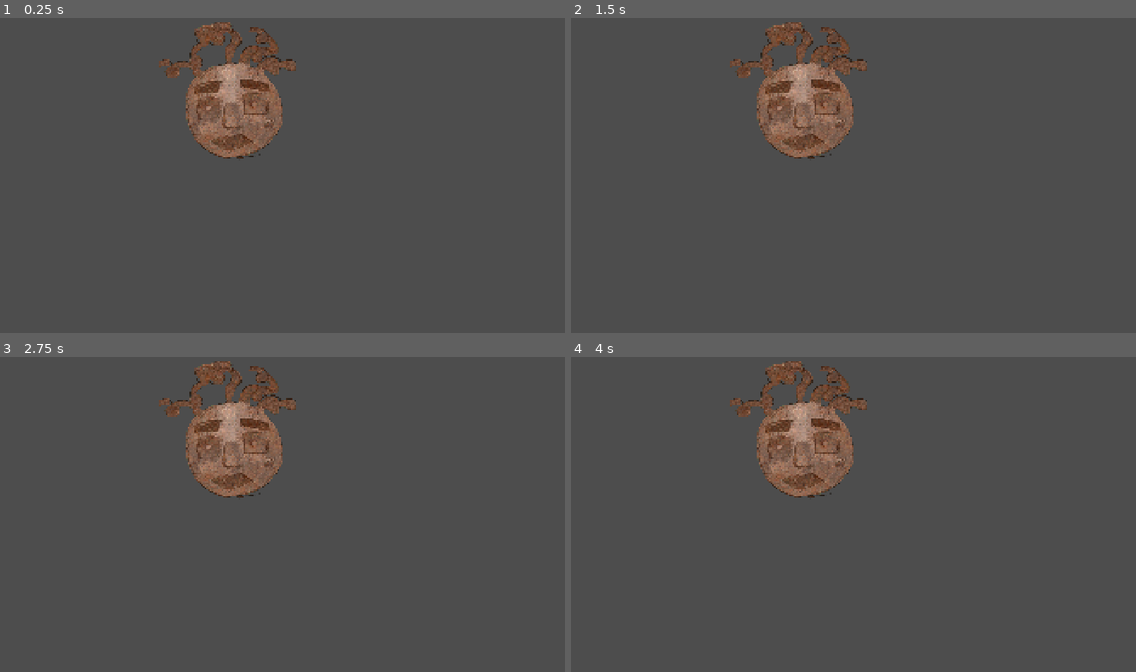
Above: before the commit, frames 1-4 (two rows, left to right).
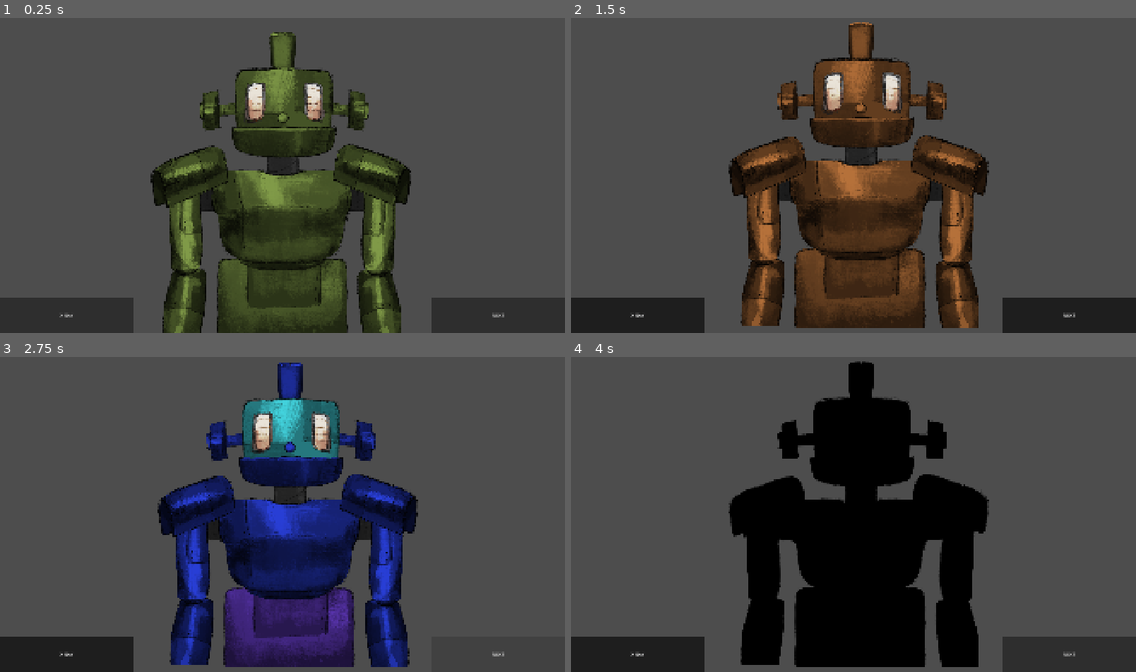
Above: after the commit, the same moments.

Repository: dismox/robots_ldjam_60
Game: Godot game, scene res://main/workshop.tscn
The game is run twice, just before and just after one commit, with the same random seed, the same clock (stepped at 60 frames per second) and the same inputs. The project has no main scene, so this scene is started directly. The engine's default icon, where the game draws it, is replaced by a stand-in: a white triangle on a blue panel in a dark square.
Inputs (mouse positions are in pixels of both pictures, inside the frame that each line leads up to):
- Up to frame 1 (0.25 s): no input
- Up to frame 2 (1.5 s): click (638, 314) at 0.5 s, where only the run after the commit has a clickable "X-RAY"; click (1068, 314) at 1.25 s, where only the run after the commit has a clickable "NEXT"
- Up to frame 3 (2.75 s): click (497, 653) at 2 s, where only the run after the commit has a clickable "NEXT"
- Up to frame 4 (4 s): click (638, 653) at 2.75 s, where only the run after the commit has a clickable "X-RAY"; click (638, 653) at 3.5 s, where only the run after the commit has a clickable "X-RAY"

The runs differ from the first frame. In frame 1, 35% of the frame differs, in the area x 0-100%, y 1-100%; in frame 2, 36%; in frame 3, 33%; in frame 4, 36%.

Commit message:
генератор роботов

Diff:
--- /dev/null
+++ b/main/gameplay.gd
@@ -0,0 +1,29 @@
+extends Node
+
+func _on_x_ray_button_toggled(toggled_on: bool) -> void:
+	if Global.current_robot:
+		for part in Global.current_robot.custom_parts:
+			if toggled_on:
+				Global.game_state = Global.GameState.GAMEPLAY_XRAY
+				part.self_modulate = Color(0.0, 0.0, 0.0, 1.0)
+				Global.current_robot.wireframe.self_modulate = Color(0.0, 0.0, 0.0, 1.0)
+			else:
+				Global.game_state = Global.GameState.GAMEPLAY_NORMAL
+				part.self_modulate = part.current_color
+				Global.current_robot.wireframe.self_modulate = Color(1.0, 1.0, 1.0, 1.0)
+		for part in Global.current_robot.inside_parts:
+			part.visible = toggled_on
+
+
+func _on_next_button_pressed() -> void:
+	if Global.current_robot:
+		check_result()
+		Global.current_robot.queue_free()
+		var new_robot_scene: PackedScene = load("res://main/robot/robot.tscn")
+		var robot: Robot = new_robot_scene.instantiate()
+		robot.generate()
+		add_child(robot)
+
+
+func check_result() -> void:
+	pass
--- a/main/global.gd
+++ b/main/global.gd
@@ -4,8 +4,32 @@
 var game_state: GameState
 var current_item: Item
 var unlocked_items: Array[Item]
+var current_robot: Robot
 
 enum GameState {
 	MAIN_MENU,
-	WORKSHOP,
+	GAMEPLAY_NORMAL,
+	GAMEPLAY_XRAY
 }
+
+func shake_control(control: Control, strength: float = 10.0, duration: float = 0.3) -> void:
+	var original_position := control.position
+	var tween := create_tween()
+
+	var steps := 8
+	var step_duration := duration / steps
+
+	for i in steps:
+		var offset := Vector2(
+			randf_range(-strength, strength),
+			randf_range(-strength, strength)
+		)
+
+		tween.tween_property(
+			control,
+			"offset_transform_position",
+			offset,
+			step_duration
+		)
+
+	tween.tween_property(control, "offset_transform_position", Vector2.ZERO, step_duration)
--- a/main/robot/body_part.gd
+++ b/main/robot/body_part.gd
@@ -11,8 +11,13 @@
 @export var rustiness: float = 0.0
 @export var can_rust: bool = true
 @export var has_color: bool = true
+@export var is_shaking: bool = false
 
 var defects
+
+var shake_strength: float = 1.0
+@export var target_shake_strength: float = 1.0
+var shake_speed: float = 50000.0
 
 enum Type {
 	HEAD,
@@ -30,6 +35,26 @@
 	GUTS
 }
 
+func _process(delta: float) -> void:
+	if !is_shaking:
+		return
+	shake_strength = lerpf(
+		shake_strength,
+		target_shake_strength,
+		1.0 - exp(delta)
+	)
+
+	var offset := Vector2(
+		randf_range(-shake_strength, shake_strength),
+		randf_range(-shake_strength, shake_strength)
+	)
+
+	self.offset_transform_position = offset
+
+func set_shake_strength(value: float) -> void:
+	target_shake_strength = maxf(value, 0.0)
+
+
 func change_color(color: Color):
 	self_modulate = color
 	current_color = self_modulate
@@ -37,3 +62,13 @@
 func change_body_part(type: Type, texture_id: int):
 	texture = Global.body_part_database.get_body_part_texture(type, texture_id)
 	current_body_part = texture_id
+
+
+func _on_mouse_entered() -> void:
+	Global.shake_control(self)
+	if Global.game_state != Global.GameState.GAMEPLAY_XRAY:
+		self_modulate += Color(0.5, 0.5, 0.5, 1.0)
+
+func _on_mouse_exited() -> void:
+	if Global.game_state != Global.GameState.GAMEPLAY_XRAY:
+		self_modulate -= Color(0.5, 0.5, 0.5, 1.0)
--- a/main/robot/robot.gd
+++ b/main/robot/robot.gd
@@ -26,10 +26,13 @@
 
 func _ready() -> void:
 	generate()
+	Global.current_robot = self
 
 func generate():
 	main_color = Color(randf(),randf(),randf(), 1.5)
 	for part in custom_parts:
+		part.connect("mouse_entered", part._on_mouse_entered)
+		part.connect("mouse_exited", part._on_mouse_exited)
 		if part.has_color:
 			part.prefered_color = main_color
 			part.change_color(main_color)
@@ -39,3 +42,9 @@
 			var part = custom_parts.pick_random()
 			if part.has_color:
 				part.change_color(Color.from_hsv(randf(),0.7,1.0))
+
+
+
+
+func _on_head_mouse_exited() -> void:
+	pass # Replace with function body.
--- a/main/robot/robot.tscn
+++ b/main/robot/robot.tscn
@@ -15,89 +15,123 @@
 [ext_resource type="Texture2D" uid="uid://b8be7ly8u0d60" path="res://main/assets/robot_parts/shoulder/shoulder_1.png" id="13_tmtkg"]
 
 [node name="Robot" type="Node2D" unique_id=560495161 node_paths=PackedStringArray("custom_parts", "inside_parts")]
+position = Vector2(987, 630)
 script = ExtResource("1_3153p")
 custom_parts = [NodePath("Wireframe/Head"), NodePath("Wireframe/Head/HeadTop"), NodePath("Wireframe/Head/Nose"), NodePa …(311 unchanged characters)…
 inside_parts = [NodePath("Wireframe/Head/Brain"), NodePath("Wireframe/BodyBottom/Guts"), NodePath("Wireframe/BodyTop/Heart")]
 
 [node name="Wireframe" type="TextureRect" parent="." unique_id=1305989227]
 unique_name_in_owner = true
-offset_left = 664.0
-offset_top = 312.0
-offset_right = 1309.0
-offset_bottom = 1084.0
+offset_left = -325.0
+offset_top = -344.0
+offset_right = 320.0
+offset_bottom = 428.0
+offset_transform_enabled = true
+mouse_filter = 0
 texture = ExtResource("2_ayiut")
+metadata/_edit_use_anchors_ = true
 
 [node name="Head" type="TextureRect" parent="Wireframe" unique_id=445030624]
 unique_name_in_owner = true
+z_index = 2
 layout_mode = 0
 offset_left = 158.0
 offset_top = -142.0
 offset_right = 496.0
 offset_bottom = 162.0
+offset_transform_enabled = true
+mouse_filter = 0
+mouse_force_pass_scroll_events = false
 texture = ExtResource("4_i0eal")
 script = ExtResource("2_ewvo3")
+is_shaking = true
+metadata/_edit_use_anchors_ = true
 
 [node name="HeadTop" type="TextureRect" parent="Wireframe/Head" unique_id=1111886860]
 unique_name_in_owner = true
-show_behind_parent = true
+z_index = -1
 layout_mode = 0
 offset_left = 121.0
 offset_top = -118.0
 offset_right = 211.0
 offset_bottom = 105.0
+offset_transform_enabled = true
+mouse_filter = 0
 texture = ExtResource("5_chm4n")
 script = ExtResource("2_ewvo3")
+is_shaking = true
+metadata/_edit_use_anchors_ = true
+
+[node name="Eyes" type="TextureRect" parent="Wireframe/Head" unique_id=1012287820]
+unique_name_in_owner = true
+z_index = 3
+layout_mode = 0
+offset_left = 32.0
+offset_top = 48.0
+offset_right = 310.0
+offset_bottom = 198.0
+offset_transform_enabled = true
+mouse_filter = 0
+texture = ExtResource("7_jdled")
+script = ExtResource("2_ewvo3")
+can_rust = false
+has_color = false
+metadata/_edit_use_anchors_ = true
+
+[node name="Mouth" type="TextureRect" parent="Wireframe/Head" unique_id=563573763]
+unique_name_in_owner = true
+z_index = 2
+layout_mode = 0
+offset_left = -11.0
+offset_top = 199.0
+offset_right = 348.0
+offset_bottom = 312.0
+offset_transform_enabled = true
+mouse_filter = 0
+texture = ExtResource("8_cg33d")
+script = ExtResource("2_ewvo3")
+is_shaking = true
+metadata/_edit_use_anchors_ = true
+
+[node name="Ears" type="TextureRect" parent="Wireframe/Head" unique_id=2100132916]
+unique_name_in_owner = true
+z_index = -1
+layout_mode = 0
+offset_left = -119.0
+offset_top = 77.0
+offset_right = 458.0
+offset_bottom = 222.0
+offset_transform_enabled = true
+mouse_filter = 0
+texture = ExtResource("9_vsw52")
+script = ExtResource("2_ewvo3")
+is_shaking = true
+metadata/_edit_use_anchors_ = true
+
+[node name="Brain" type="TextureRect" parent="Wireframe/Head" unique_id=1119586839]
+unique_name_in_owner = true
+visible = false
+layout_mode = 0
+offset_transform_enabled = true
+mouse_filter = 0
+script = ExtResource("2_ewvo3")
+can_rust = false
+has_color = false
 
 [node name="Nose" type="TextureRect" parent="Wireframe/Head" unique_id=1772832644]
 unique_name_in_owner = true
+z_index = 4
 layout_mode = 0
 offset_left = 144.0
 offset_top = 154.0
 offset_right = 186.0
 offset_bottom = 191.0
+offset_transform_enabled = true
+mouse_filter = 0
 texture = ExtResource("6_8dvs4")
 script = ExtResource("2_ewvo3")
-
-[node name="Eyes" type="TextureRect" parent="Wireframe/Head" unique_id=1012287820]
-unique_name_in_owner = true
-layout_mode = 0
-offset_left = 32.0
-offset_top = 48.0
-offset_right = 310.0
-offset_bottom = 198.0
-texture = ExtResource("7_jdled")
-script = ExtResource("2_ewvo3")
-can_rust = false
-has_color = false
-
-[node name="Mouth" type="TextureRect" parent="Wireframe/Head" unique_id=563573763]
-unique_name_in_owner = true
-layout_mode = 0
-offset_left = -11.0
-offset_top = 199.0
-offset_right = 348.0
-offset_bottom = 312.0
-texture = ExtResource("8_cg33d")
-script = ExtResource("2_ewvo3")
-
-[node name="Ears" type="TextureRect" parent="Wireframe/Head" unique_id=2100132916]
-unique_name_in_owner = true
-show_behind_parent = true
-layout_mode = 0
-offset_left = -119.0
-offset_top = 77.0
-offset_right = 458.0
-offset_bottom = 222.0
-texture = ExtResource("9_vsw52")
-script = ExtResource("2_ewvo3")
-
-[node name="Brain" type="TextureRect" parent="Wireframe/Head" unique_id=1119586839]
-unique_name_in_owner = true
-visible = false
-layout_mode = 0
-script = ExtResource("2_ewvo3")
-can_rust = false
-has_color = false
+is_shaking = true
+metadata/_edit_use_anchors_ = true
 
 [node name="BodyBottom" type="TextureRect" parent="Wireframe" unique_id=1929036463]
 unique_name_in_owner = true
@@ -106,13 +140,19 @@
 offset_top = 504.0
 offset_right = 547.0
 offset_bottom = 777.0
+offset_transform_enabled = true
+mouse_filter = 0
 texture = ExtResource("10_12f26")
 script = ExtResource("2_ewvo3")
+is_shaking = true
+metadata/_edit_use_anchors_ = true
 
 [node name="Guts" type="TextureRect" parent="Wireframe/BodyBottom" unique_id=2048753572]
 unique_name_in_owner = true
 visible = false
 layout_mode = 0
+offset_transform_enabled = true
+mouse_filter = 0
 script = ExtResource("2_ewvo3")
 can_rust = false
 has_color = false
@@ -124,13 +164,19 @@
 offset_top = 201.0
 offset_right = 561.0
 offset_bottom = 550.0
+offset_transform_enabled = true
+mouse_filter = 0
 texture = ExtResource("11_asxop")
 script = ExtResource("2_ewvo3")
+is_shaking = true
+metadata/_edit_use_anchors_ = true
 
 [node name="Heart" type="TextureRect" parent="Wireframe/BodyTop" unique_id=853200514]
 unique_name_in_owner = true
 visible = false
 layout_mode = 0
+offset_transform_enabled = true
+mouse_filter = 0
 script = ExtResource("2_ewvo3")
 can_rust = false
 has_color = false
@@ -142,8 +188,12 @@
 offset_top = 214.99997
 offset_right = 65.0
 offset_bottom = 772.0
+offset_transform_enabled = true
+mouse_filter = 0
 texture = ExtResource("12_81ma6")
 script = ExtResource("2_ewvo3")
+is_shaking = true
+metadata/_edit_use_anchors_ = true
 
 [node name="LeftShoulder" type="TextureRect" parent="Wireframe/LeftArm" unique_id=1301256859]
 unique_name_in_owner = true
@@ -152,8 +202,12 @@
 offset_top = -88.0
 offset_right = 224.21378
 offset_bottom = 124.0
+offset_transform_enabled = true
+mouse_filter = 0
 texture = ExtResource("13_tmtkg")
 script = ExtResource("2_ewvo3")
+is_shaking = true
+metadata/_edit_use_anchors_ = true
 
 [node name="RightArm" type="TextureRect" parent="Wireframe" unique_id=1702133536]
 unique_name_in_owner = true
@@ -162,9 +216,13 @@
 offset_top = 219.99997
 offset_right = 727.0
 offset_bottom = 777.0
+offset_transform_enabled = true
+mouse_filter = 0
 texture = ExtResource("12_81ma6")
 flip_h = true
 script = ExtResource("2_ewvo3")
+is_shaking = true
+metadata/_edit_use_anchors_ = true
 
 [node name="RightShoulder" type="TextureRect" parent="Wireframe/RightArm" unique_id=389838525]
 unique_name_in_owner = true
@@ -173,6 +231,15 @@
 offset_top = -99.0
 offset_right = 183.21375
 offset_bottom = 113.0
+offset_transform_enabled = true
+mouse_filter = 0
 texture = ExtResource("13_tmtkg")
 flip_h = true
 script = ExtResource("2_ewvo3")
+is_shaking = true
+metadata/_edit_use_anchors_ = true
+
+[connection signal="mouse_entered" from="Wireframe/Head" to="Wireframe/Head" method="_on_mouse_entered"]
+[connection signal="mouse_exited" from="Wireframe/Head" to="Wireframe/Head" method="_on_mouse_exited"]
+[connection signal="mouse_entered" from="Wireframe/Head/HeadTop" to="Wireframe/Head/HeadTop" method="_on_mouse_entered"]
+[connection signal="mouse_exited" from="Wireframe/Head/HeadTop" to="Wireframe/Head/HeadTop" method="_on_mouse_exited"]
--- a/main/workshop.tscn
+++ b/main/workshop.tscn
@@ -1,24 +1,67 @@
 [gd_scene format=3 uid="uid://w5xvhqd27ddd"]
 
 [ext_resource type="Texture2D" uid="uid://46c11nn42g3v" path="res://main/assets/test.png" id="1_db4gj"]
+[ext_resource type="Script" uid="uid://btua4i6yhf0ie" path="res://main/gameplay.gd" id="1_s8op5"]
 [ext_resource type="Shader" uid="uid://c6v6axeghfb1q" path="res://main/texture.gdshader" id="2_i77jv"]
 [ext_resource type="Texture2D" uid="uid://7hf6c6l4ie8o" path="res://main/assets/Seamless-Rust-Texture.jpg" id="3_db4gj"]
+[ext_resource type="PackedScene" uid="uid://cndxkft06i84a" path="res://main/robot/robot.tscn" id="5_gt6vn"]
+[ext_resource type="Texture2D" uid="uid://coq2v511dd6ui" path="res://icon.svg" id="6_gt6vn"]
 
 [sub_resource type="ShaderMaterial" id="ShaderMaterial_wb4oo"]
 shader = ExtResource("2_i77jv")
 shader_parameter/polish_texture = ExtResource("3_db4gj")
-shader_parameter/polish_strength = 0.58400002774
+shader_parameter/polish_strength = 0.5130000243675
 
-[node name="Workshop" type="Node" unique_id=425906612]
-
-[node name="Sprite2D" type="Sprite2D" parent="." unique_id=1914482927]
-modulate = Color(0.64705884, 0.83137256, 0, 1)
-position = Vector2(773.00006, 257)
-scale = Vector2(0.56529623, 0.5652963)
-texture = ExtResource("1_db4gj")
+[node name="Gameplay" type="Node" unique_id=425906612]
+script = ExtResource("1_s8op5")
 
 [node name="Sprite2D2" type="Sprite2D" parent="." unique_id=1715513262]
+visible = false
 material = SubResource("ShaderMaterial_wb4oo")
 position = Vector2(773.00006, 257.00003)
 scale = Vector2(0.56529623, 0.5652963)
 texture = ExtResource("1_db4gj")
+
+[node name="Robot" parent="." unique_id=560495161 instance=ExtResource("5_gt6vn")]
+position = Vector2(963, 662)
+
+[node name="XRayButton" type="Button" parent="." unique_id=250855740]
+anchors_preset = 2
+anchor_top = 1.0
+anchor_bottom = 1.0
+offset_top = -121.0
+offset_right = 454.0
+grow_vertical = 0
+toggle_mode = true
+text = "X-RAY"
+
+[node name="NextButton" type="Button" parent="." unique_id=1794103372]
+anchors_preset = 3
+anchor_left = 1.0
+anchor_top = 1.0
+anchor_right = 1.0
+anchor_bottom = 1.0
+offset_left = -454.0
+offset_top = -121.0
+grow_horizontal = 0
+grow_vertical = 0
+toggle_mode = true
+text = "NEXT"
+
+[node name="Control" type="Control" parent="." unique_id=1403207016]
+visible = false
+layout_mode = 3
+anchors_preset = 0
+offset_right = 518.0
+offset_bottom = 1080.0
+
+[node name="Item" type="TextureRect" parent="Control" unique_id=2085519905]
+layout_mode = 0
+offset_left = 43.0
+offset_top = 57.0
+offset_right = 171.0
+offset_bottom = 185.0
+texture = ExtResource("6_gt6vn")
+
+[connection signal="toggled" from="XRayButton" to="." method="_on_x_ray_button_toggled"]
+[connection signal="pressed" from="NextButton" to="." method="_on_next_button_pressed"]
Not shown, added: main/gameplay.gd.uid
